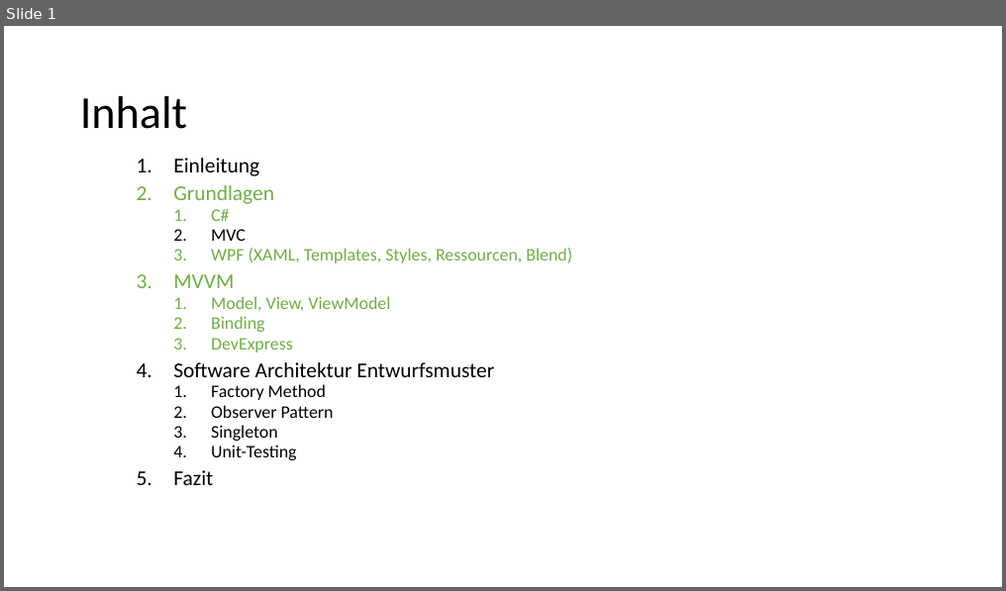
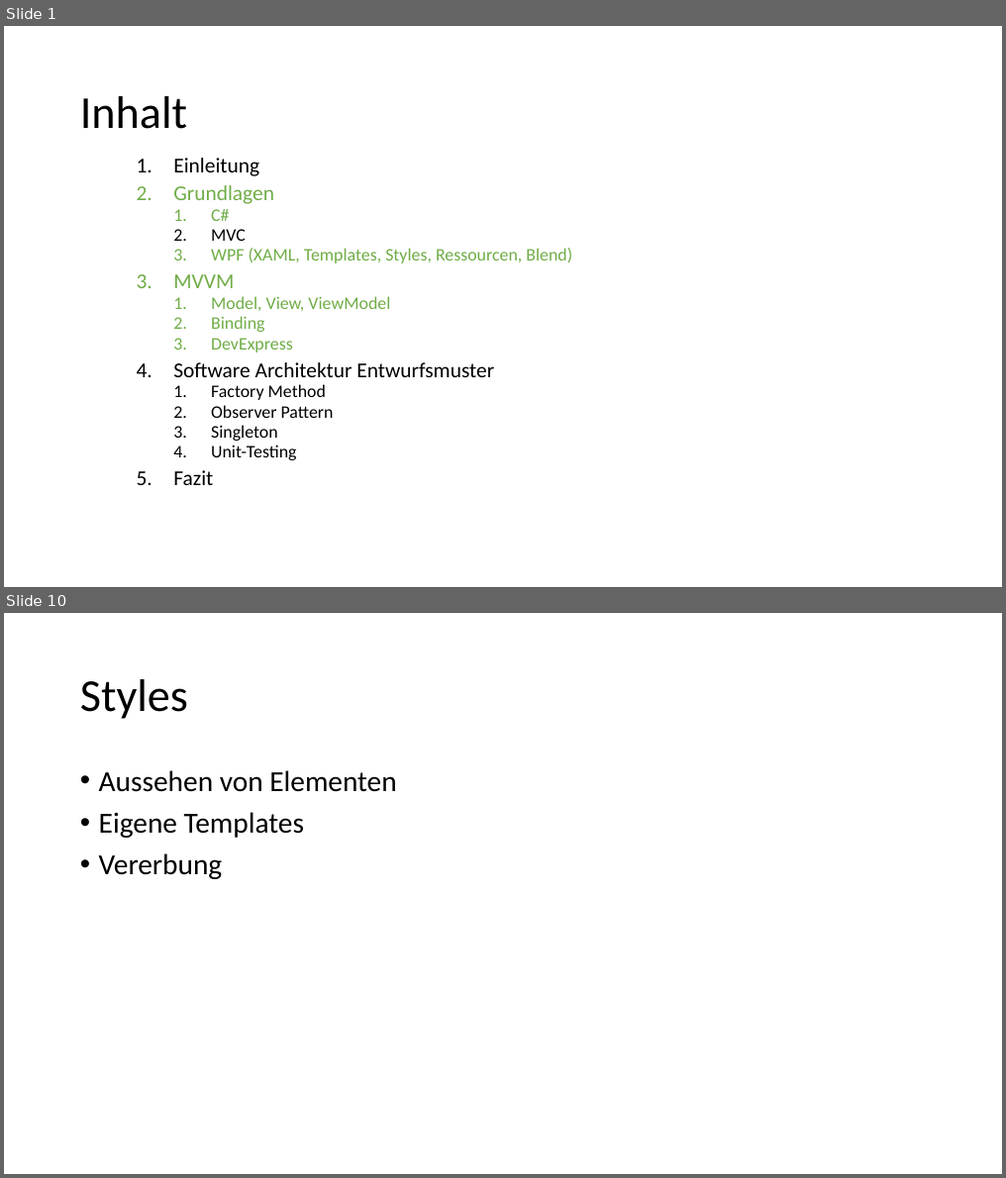
Before and after one commit to Steffen543/InformatikSeminarDemo, a slide deck: Präsentation_Steffen.pptx. Shown one above the other, each under a label of ours: slide 1 before the commit, slides 1 and 10 after it; the slides between them are not shown. The pictures are 1006x591 and 1006x1178 pixels, drawn with LibreOffice and Linux fonts; fonts in the diff are those of the drawing. Boxes give left, top, right and bottom in pixels: in the first picture for what was removed or moved away, otherwise in the second. Text is boxed around its words. In the diff, an @@ line names an element or a change of style, - is before the commit and + after.

```diff
--- a/Präsentation_Steffen.pptx
+++ b/Präsentation_Steffen.pptx
@@ slide 10 added at (4, 613, 1002, 1174), background #FFFFFF @@
@@ title added at (80, 679, 188, 719), 44 pt, text #000000 @@
+Styles
@@ text added at (99, 770, 396, 879), 28 pt, text #000000 @@
+• Aussehen von Elementen
+• Eigene Templates
+• Vererbung
```
Also in this commit, not shown: 4 slides changed, 15 other slides added, 6 slides removed, 28 other files.
